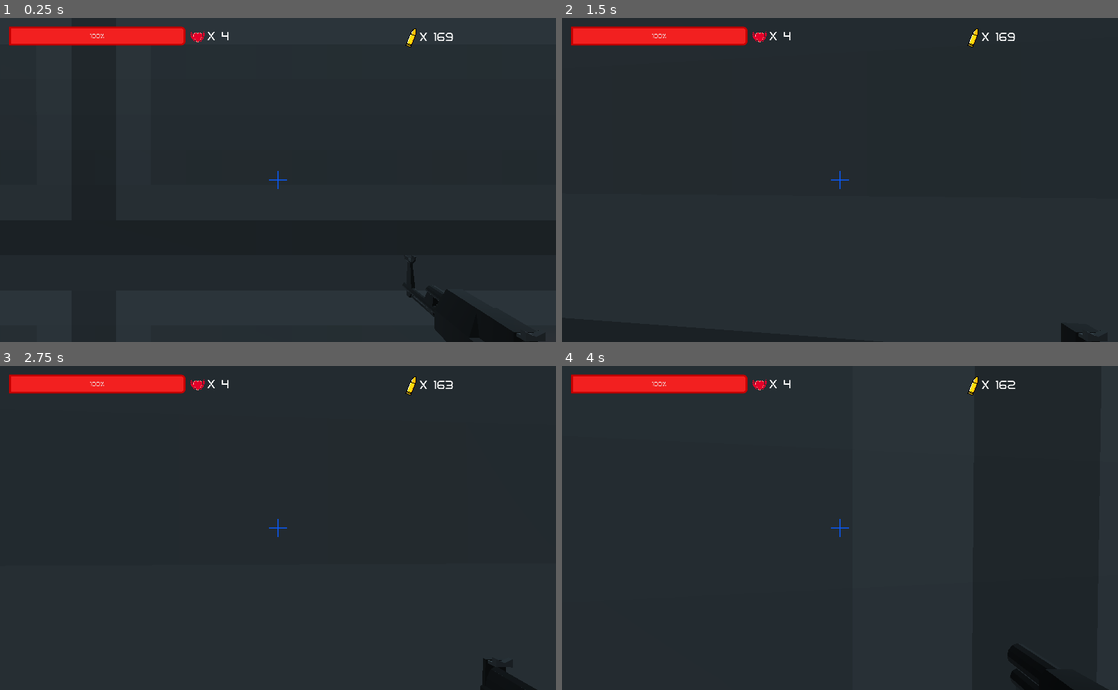
Above: before the commit, frames 1-4 (two rows, left to right).
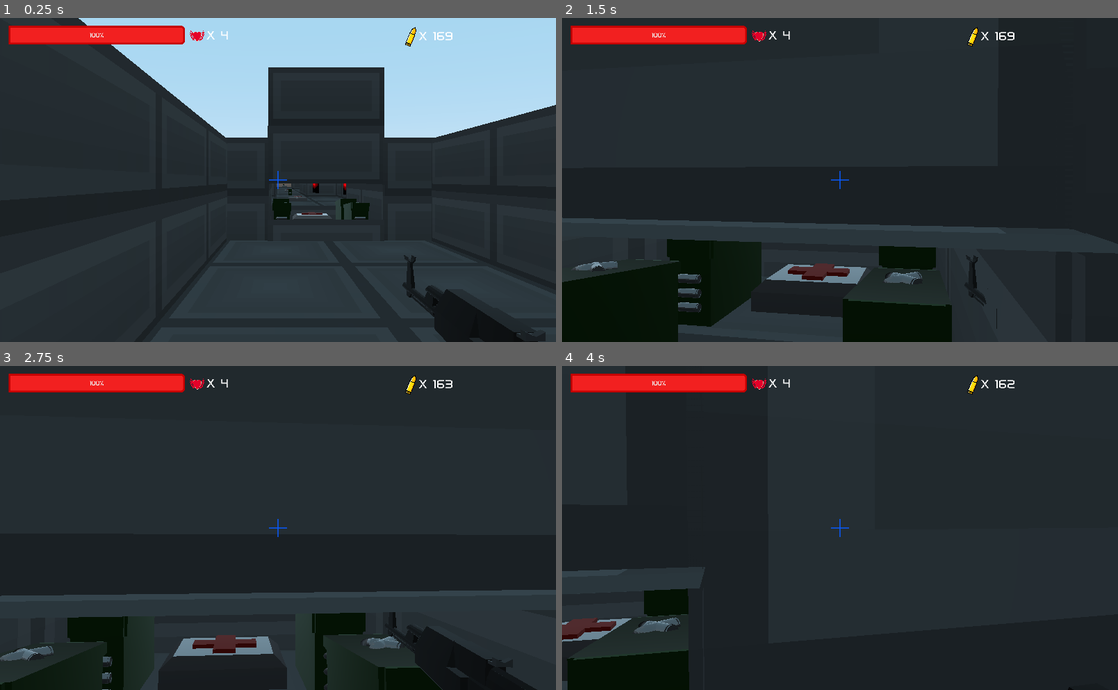
Above: after the commit, the same moments.

Repository: TheNoobBOBXD/Game2021
Game: Godot game, scene res://Scenes/Level3.tscn
Two runs of this game, one before a commit and one after it. Both use one fixed random seed, a clock stepped at 60 frames per second and the inputs below. This scene is started directly instead of the project's main scene.
Inputs (mouse positions are in pixels of both pictures, inside the frame that each line leads up to):
- Up to frame 1 (0.25 s): no input
- Up to frame 2 (1.5 s): tap Enter (ui_accept) at 0.5 s; move the mouse to (867, 180) at 0.52 s; hold W (move_forward) from 0.53 s (still down); tap E (Interact) at 0.6 s; tap Space (jump) at 0.77 s; move the mouse to (812, 180) at 1.27 s; tap Ctrl (crouch) at 1.35 s
- Up to frame 3 (2.75 s): keep holding W (move_forward); tap Space (jump) at 1.52 s; move the mouse to (289, 521) at 2.02 s; press the mouse at (289, 521) at 2.03 s
- Up to frame 4 (4 s): keep holding W (move_forward); move the mouse to (834, 534) at 2.77 s; release the mouse at (834, 534) at 2.78 s; tap 1 (weapon1) at 2.85 s; tap Space (jump) at 3.02, 3.77 s; move the mouse to (878, 531) at 3.52 s; tap 2 (weapon2) at 3.6 s

The runs differ from the first frame. In frame 1, 23% of the frame differs, in the area x 1-100%, y 0-97%; in frame 2, 13%; in frame 3, 8.2%; in frame 4, 4.9%.

Commit message:
finalalldone
done

Diff:
--- a/PrisonEscape3D/Scenes/Level3.tscn
+++ b/PrisonEscape3D/Scenes/Level3.tscn
@@ -1,101 +1,19 @@
 [gd_scene load_steps=13 format=2]
 
-[ext_resource path="res://default_env.tres" type="Environment" id=1]
-[ext_resource path="res://3DScenes/Cube.tscn" type="PackedScene" id=2]
-[ext_resource path="res://3DScenes/1wall.tscn" type="PackedScene" id=3]
-[ext_resource path="res://3DScenes/secretwall.tscn" type="PackedScene" id=4]
-[ext_resource path="res://MYcreations/AmmoCrate.tscn" type="PackedScene" id=5]
-[ext_resource path="res://3DScenes/VeryLongPath.tscn" type="PackedScene" id=6]
-[ext_resource path="res://MYcreations/Medpack.tscn" type="PackedScene" id=7]
-[ext_resource path="res://3DScenes/levelchange.tscn" type="PackedScene" id=8]
-[ext_resource path="res://3DScenes/StartingRoomMaybe.tscn" type="PackedScene" id=9]
-[ext_resource path="res://TestingToMakeUI/SceneforUI/UserInterface.tscn" type="PackedScene" id=10]
-[ext_resource path="res://Player/Player.tscn" type="PackedScene" id=16]
-
-[sub_resource type="CapsuleMesh" id=1]
+[ext_resource path="res://Player/Player.tscn" type="PackedScene" id=1]
+[ext_resource path="res://3DScenes/StartingRoomMaybe.tscn" type="PackedScene" id=2]
+[ext_resource path="res://Enemy/v2ShooterEnemyZombie.tscn" type="PackedScene" id=3]
+[ext_resource path="res://Scenes/Level4.tscn" type="PackedScene" id=4]
+[ext_resource path="res://3DScenes/VeryLongPath.tscn" type="PackedScene" id=10]
+[ext_resource path="res://3DScenes/levelchange.tscn" type="PackedScene" id=15]
+[ext_resource path="res://TestingToMakeUI/SceneforUI/UserInterface.tscn" type="PackedScene" id=19]
+[ext_resource path="res://3DScenes/Cube.tscn" type="PackedScene" id=20]
+[ext_resource path="res://Enemy/ShooterEnemyZombie.tscn" type="PackedScene" id=21]
+[ext_resource path="res://Enemy/BossShooterEnemyZombie.tscn" type="PackedScene" id=22]
+[ext_resource path="res://MYcreations/AmmoCrate.tscn" type="PackedScene" id=23]
+[ext_resource path="res://MYcreations/Medpack.tscn" type="PackedScene" id=24]
 
 [node name="World" type="Spatial"]
-transform = Transform( 2.826, 0, 0, 0, 2.826, 0, 0, 0, 2.826, 0, 0, 0 )
-
-[node name="CoverCube" parent="." instance=ExtResource( 2 )]
-transform = Transform( 1.86145e-06, -6.3075e-15, 75.4054, -2.25551e-06, -1, 0, 25.8, -8.74228e-08, -1.99691e-06, 35.0318, 2.96476, 0 )
-
-[node name="Medpack" parent="." instance=ExtResource( 7 )]
-transform = Transform( -1, 0, -8.74228e-08, 0, 1, 0, 8.74228e-08, 0, -1, 7.71408, 0, 1.06157 )
-
-[node name="Medpack2" parent="." instance=ExtResource( 7 )]
-transform = Transform( -1, 0, -8.74228e-08, 0, 1, 0, 8.74228e-08, 0, -1, 6.29866, 0, 1.06157 )
-
-[node name="Medpack3" parent="." instance=ExtResource( 7 )]
-transform = Transform( -0.707107, 0, -0.707107, -0.353553, 0.866025, 0.353553, 0.612372, 0.5, -0.612372, 5.23708, 0, 0.353857 )
-
-[node name="Medpack4" parent="." instance=ExtResource( 7 )]
-transform = Transform( -0.707107, 0, 0.707107, -0.353553, 0.866025, -0.353553, -0.612372, -0.5, -0.612372, 5.23708, 0, 1.76929 )
-
-[node name="AmmoCrate" parent="." instance=ExtResource( 5 )]
-transform = Transform( 1, 0, 0, 0, 1, 0, 0, 0, 1, 7.431, 0.2477, 0.353857 )
-
-[node name="AmmoCrate5" parent="." instance=ExtResource( 5 )]
-transform = Transform( 1, 0, 0, 0, 1, 0, 0, 0, 1, 6.01557, 0.2477, 0.353857 )
-
-[node name="AmmoCrate2" parent="." instance=ExtResource( 5 )]
-transform = Transform( 1, 0, 0, 0, 1, 0, 0, 0, 1, 7.431, 0.2477, 1.76929 )
-
-[node name="AmmoCrate4" parent="." instance=ExtResource( 5 )]
-transform = Transform( 1, 0, 0, 0, 1, 0, 0, 0, 1, 6.12173, 0.2477, 1.76929 )
-
-[node name="Player" parent="." instance=ExtResource( 16 )]
-transform = Transform( 0.5, 0, 0, 0, 0.5, 0, 0, 0, 0.5, -0.754836, 1.16444, 0.624116 )
-
-[node name="MeshInstance" parent="Player" index="1"]
-transform = Transform( 1, 0, 0, 0, -4.37114e-08, -1, 0, 1, -4.37114e-08, 0, 0.382064, 0 )
-
-[node name="Camera" parent="Player/Head" index="0"]
-transform = Transform( 0.786349, 0, 0, 0, 0.786349, 0, 0, 0, 0.786349, 0, 0.255563, 0 )
-
-[node name="UserInterface" parent="." instance=ExtResource( 10 )]
-
-[node name="Lightbulb" type="MeshInstance" parent="."]
-transform = Transform( 0.230184, 0, 0, 0, 0.533967, 0, 0, 0, 0.0946297, -1.25326, 2.89264, 0.878099 )
-mesh = SubResource( 1 )
-material/0 = null
-
-[node name="SpotLight" type="SpotLight" parent="Lightbulb"]
-transform = Transform( 1.53728, 0, 0, 0, -1.63454e-07, 0.662695, 0, -3.73939, -9.22321e-07, 7.67281, -1.4586, -0.779939 )
-light_color = Color( 0.0745098, 0.0117647, 0.0117647, 1 )
-light_energy = 13.444
-spot_range = 563.845
-spot_angle = 51.67
-
-[node name="Lightbulb2" type="MeshInstance" parent="."]
-transform = Transform( 0.174492, 0.348248, 0, -0.150124, 0.404776, 0, 0, 0, 0.0946297, 94.7821, 4.30807, 0.878099 )
-mesh = SubResource( 1 )
-material/0 = null
-
-[node name="SpotLight" type="SpotLight" parent="Lightbulb2"]
-transform = Transform( 1.53728, 0, 0, 0, -1.63454e-07, 0.662695, 0, -3.73939, -9.22321e-07, 14.8468, -0.647018, -0.779939 )
-light_color = Color( 0.556863, 0.415686, 0.415686, 1 )
-light_energy = 1.74
-spot_range = 563.845
-spot_angle = 51.67
-
-[node name="WorldEnvironment" type="WorldEnvironment" parent="."]
-environment = ExtResource( 1 )
-
-[node name="StartingRoomMaybe" parent="." instance=ExtResource( 9 )]
-transform = Transform( 1, 0, 0, 0, 1, 0, 0, 0, 1, -0.460015, 0, 0.0707714 )
-
-[node name="VeryLongPath" parent="." instance=ExtResource( 6 )]
-transform = Transform( 4.2183e-08, 0, -1, 0, 1, 0, 1, 0, 4.2183e-08, 17.4098, 0, 1.06155 )
-
-[node name="VeryLongPath2" parent="." instance=ExtResource( 6 )]
-transform = Transform( 4.2183e-08, 0, -1, 0, 1, 0, 1, 0, 4.2183e-08, 37.2258, 0, 1.06155 )
-
-[node name="VeryLongPath3" parent="." instance=ExtResource( 6 )]
-transform = Transform( 4.2183e-08, 0, -1, 0, 1, 0, 1, 0, 4.2183e-08, 57.0418, 0, 1.06155 )
-
-[node name="VeryLongPath4" parent="." instance=ExtResource( 6 )]
-transform = Transform( 4.2183e-08, 0, -1, 0, 1, 0, 1, 0, 4.2183e-08, 76.8578, 0, 1.06155 )
 
 [node name="UI" type="Control" parent="."]
 anchor_right = 1.0
@@ -120,31 +38,132 @@
 "_edit_use_anchors_": false
 }
 
-[node name="levelchange" parent="." instance=ExtResource( 8 )]
-transform = Transform( -4.37114e-08, 0, -1, 0, 1, 0, 1, 0, -4.37114e-08, 90.7997, 0, 1.06157 )
+[node name="UserInterface" parent="." instance=ExtResource( 19 )]
+margin_left = -0.89093
+margin_top = -2.6727
+margin_right = -0.890869
+margin_bottom = -2.67273
 
-[node name="Cube005" parent="." instance=ExtResource( 3 )]
-transform = Transform( -4.37114e-08, 0, 1, 0, 1, 0, -1, 0, -4.37114e-08, 4.52937, 0, -0.920028 )
+[node name="Cube" parent="." instance=ExtResource( 20 )]
+transform = Transform( -81.4012, 2.39177e-07, 0, -1.02427e-05, -1.32, 0, 0, 0, 60.3029, 15.1029, 3.43913, -1.248 )
+visible = false
 
-[node name="Cube007" parent="." instance=ExtResource( 3 )]
-transform = Transform( -4.37114e-08, 0, 1, 0, 1, 0, -1, 0, -4.37114e-08, 4.60014, 1.20752, 1.06157 )
+[node name="StartingRoomMaybe" parent="." instance=ExtResource( 2 )]
+transform = Transform( 1.584, 0, 0, 0, 1.32, 0, 0, 0, 1.32, -14.6041, -0.474362, -1.248 )
 
-[node name="Cube008" parent="." instance=ExtResource( 3 )]
-transform = Transform( -4.37114e-08, 0, 1, 0, 1, 0, -1, 0, -4.37114e-08, 8.56334, 1.20752, 1.06157 )
+[node name="Player" parent="." instance=ExtResource( 1 )]
+transform = Transform( -3.01609e-08, 0, -0.69, 0, 0.69, 0, 0.69, 0, -3.01609e-08, -17.6041, 0.185638, -1.248 )
 
-[node name="Cube009" parent="." instance=ExtResource( 3 )]
-transform = Transform( 1.91069e-15, -1, -4.37114e-08, -4.37114e-08, -4.37114e-08, 1, -1, 0, -4.37114e-08, 8.56334, 1.20752, 1.06157 )
+[node name="WeirdThingi" parent="." instance=ExtResource( 4 )]
+transform = Transform( 1.425, 0, 0, 0, 1.5, 0, 0, 0, 1.5, -13.4, -0.8, -1.6 )
 
-[node name="Cube010" parent="." instance=ExtResource( 3 )]
-transform = Transform( 1.91069e-15, -1, -4.37114e-08, -4.37114e-08, -4.37114e-08, 1, -1, 0, -4.37114e-08, 6.54635, 1.20752, 1.06157 )
+[node name="VeryLongPath" parent="." instance=ExtResource( 10 )]
+transform = Transform( -6.55671e-08, 0, 1.5, 0, 1.5, 0, -1.5, 0, -6.55671e-08, 9.6, -0.5, 0 )
 
-[node name="Secretwall" parent="." instance=ExtResource( 4 )]
-transform = Transform( -4.37114e-08, 0, 1, 0, 1, 0, -1, 0, -4.37114e-08, 8.49257, -1.41543, 1.06157 )
+[node name="VeryLongPath2" parent="." instance=ExtResource( 10 )]
+transform = Transform( -6.55671e-08, 0, 1.5, 0, 1.5, 0, -1.5, 0, -6.55671e-08, 45.4, -0.5, 0 )
 
-[node name="Secretwall2" parent="." instance=ExtResource( 4 )]
-transform = Transform( -4.37114e-08, 0, 1, 0, 1, 0, -1, 0, -4.37114e-08, 4.56476, -1.41543, 1.06157 )
+[node name="VeryLongPath3" parent="." instance=ExtResource( 10 )]
+transform = Transform( -6.55671e-08, 0, 1.5, 0, 1.5, 0, -1.5, 0, -6.55671e-08, 80.9, -0.5, 0 )
 
-[node name="Cube006" parent="." instance=ExtResource( 3 )]
-transform = Transform( -4.37114e-08, 0, 1, 0, 1, 0, -1, 0, -4.37114e-08, 4.52937, 0, 3.04317 )
+[node name="VeryLongPath4" parent="." instance=ExtResource( 10 )]
+transform = Transform( -6.55671e-08, 0, 1.5, 0, 1.5, 0, -1.5, 0, -6.55671e-08, 116.527, -0.5, 0 )
 
-[editable path="Player"]
+[node name="levelchange" parent="." instance=ExtResource( 15 )]
+transform = Transform( -6.55671e-08, 0, -1.5, 0, 1.5, 0, 1.5, 0, -6.55671e-08, 139.745, -0.477086, -0.116611 )
+
+[node name="ShooterEnemyZombie" parent="." instance=ExtResource( 21 )]
+transform = Transform( 0.965926, 0, 0.258819, 0, 1, 0, -0.258819, 0, 0.965926, 8, 0, 4 )
+
+[node name="ShooterEnemyZombie7" parent="." instance=ExtResource( 21 )]
+transform = Transform( 0.5, 0, 0.866025, 0, 1, 0, -0.866025, 0, 0.5, 18, 0, 2 )
+
+[node name="ShooterEnemyZombie2" parent="." instance=ExtResource( 21 )]
+transform = Transform( 0.866025, 0, 0.5, 0, 1, 0, -0.5, 0, 0.866025, 11, 0, 4 )
+
+[node name="ShooterEnemyZombie3" parent="." instance=ExtResource( 21 )]
+transform = Transform( 0.5, 0, 0.866025, 0, 1, 0, -0.866025, 0, 0.5, 14, 0, 4 )
+
+[node name="ShooterEnemyZombie4" parent="." instance=ExtResource( 21 )]
+transform = Transform( -0.5, 0, 0.866025, 0, 1, 0, -0.866025, 0, -0.5, 8, 0, -5 )
+
+[node name="ShooterEnemyZombie5" parent="." instance=ExtResource( 21 )]
+transform = Transform( -0.5, 0, 0.866025, 0, 1, 0, -0.866025, 0, -0.5, 11, 0, -5 )
+
+[node name="ShooterEnemyZombie9" parent="." instance=ExtResource( 21 )]
+transform = Transform( 0.5, 0, 0.866025, 0, 1, 0, -0.866025, 0, 0.5, 112, 0, 4 )
+
+[node name="ShooterEnemyZombie10" parent="." instance=ExtResource( 21 )]
+transform = Transform( -0.5, 0, 0.866025, 0, 1, 0, -0.866025, 0, -0.5, 113, 0, -5 )
+
+[node name="ShooterEnemyZombie6" parent="." instance=ExtResource( 21 )]
+transform = Transform( -0.258819, 0, 0.965926, 0, 1, 0, -0.965926, 0, -0.258819, 14, 0, -5 )
+
+[node name="ShooterEnemyZombie8" parent="." instance=ExtResource( 21 )]
+transform = Transform( -0.258819, 0, 0.965926, 0, 1, 0, -0.965926, 0, -0.258819, 18, 0, -3 )
+
+[node name="v2BossShooterEnemyZombie" parent="." instance=ExtResource( 3 )]
+transform = Transform( 0.707107, 0, 0.707107, 0, 1, 0, -0.707107, 0, 0.707107, 40, 0, 3 )
+
+[node name="v2BossShooterEnemyZombie2" parent="." instance=ExtResource( 3 )]
+transform = Transform( 0.5, 0, 0.866025, 0, 1, 0, -0.866025, 0, 0.5, 46, 0, 4 )
+
+[node name="v2BossShooterEnemyZombie5" parent="." instance=ExtResource( 3 )]
+transform = Transform( 0.5, 0, 0.866025, 0, 1, 0, -0.866025, 0, 0.5, 49, 0, 4 )
+
+[node name="v2BossShooterEnemyZombie6" parent="." instance=ExtResource( 3 )]
+transform = Transform( 0, 0, 1, 0, 1, 0, -1, 0, 0, 51, 0, -2 )
+
+[node name="v2BossShooterEnemyZombie3" parent="." instance=ExtResource( 3 )]
+transform = Transform( -0.258819, 0, 0.965926, 0, 1, 0, -0.965926, 0, -0.258819, 47, 0, -4 )
+
+[node name="v2BossShooterEnemyZombie4" parent="." instance=ExtResource( 3 )]
+transform = Transform( -0.258819, 0, 0.965926, 0, 1, 0, -0.965926, 0, -0.258819, 41, 0, -4 )
+
+[node name="v2BossShooterEnemyZombie7" parent="." instance=ExtResource( 3 )]
+transform = Transform( 0.707107, 0, 0.707107, 0, 1, 0, -0.707107, 0, 0.707107, 117, 0, 4 )
+
+[node name="v2BossShooterEnemyZombie8" parent="." instance=ExtResource( 3 )]
+transform = Transform( -0.258819, 0, 0.965926, 0, 1, 0, -0.965926, 0, -0.258819, 118, 0, -5 )
+
+[node name="BossShooterEnemyZombie" parent="." instance=ExtResource( 22 )]
+transform = Transform( 0.866025, 0, 0.5, 0, 1, 0, -0.5, 0, 0.866025, 79, 0, 6 )
+
+[node name="BossShooterEnemyZombie2" parent="." instance=ExtResource( 22 )]
+transform = Transform( -0.258819, 0, 0.965926, 0, 1, 0, -0.965926, 0, -0.258819, 81, 0, -7 )
+
+[node name="BossShooterEnemyZombie3" parent="." instance=ExtResource( 22 )]
+transform = Transform( 0.5, 0, 0.866025, 0, 1, 0, -0.866025, 0, 0.5, 121, 0, 4 )
+
+[node name="BossShooterEnemyZombie5" parent="." instance=ExtResource( 22 )]
+transform = Transform( -5.96046e-08, 0, 1, 0, 1, 0, -1, 0, -5.96046e-08, 127, 0, -0.5 )
+
+[node name="BossShooterEnemyZombie4" parent="." instance=ExtResource( 22 )]
+transform = Transform( -0.258819, 0, 0.965926, 0, 1, 0, -0.965926, 0, -0.258819, 123, 0, -4 )
+
+[node name="Medpack" parent="." instance=ExtResource( 24 )]
+transform = Transform( -0.707107, 0, -0.707107, 0, 1, 0, 0.707107, 0, -0.707107, 9, 0, 0 )
+
+[node name="Medpack3" parent="." instance=ExtResource( 24 )]
+transform = Transform( -1, 0, -8.74228e-08, 0, 1, 0, 8.74228e-08, 0, -1, 29, 0, 0 )
+
+[node name="Medpack5" parent="." instance=ExtResource( 24 )]
+transform = Transform( -1, 0, -8.74228e-08, 0, 1, 0, 8.74228e-08, 0, -1, 63, 0, 0 )
+
+[node name="Medpack6" parent="." instance=ExtResource( 24 )]
+transform = Transform( -1, 0, -8.74228e-08, 0, 1, 0, 8.74228e-08, 0, -1, 97, 0, 0 )
+
+[node name="Medpack8" parent="." instance=ExtResource( 24 )]
+transform = Transform( -1, 0, -8.74228e-08, 0, 1, 0, 8.74228e-08, 0, -1, 101, 0, 0 )
+
+[node name="Medpack9" parent="." instance=ExtResource( 24 )]
+transform = Transform( -1, 0, -8.74228e-08, 0, 1, 0, 8.74228e-08, 0, -1, 133, 0, 0 )
+
+[node name="AmmoCrate" parent="." instance=ExtResource( 23 )]
+transform = Transform( 1, 0, 0, 0, 1, 0, 0, 0, 1, 26, 0, 0 )
+
+[node name="AmmoCrate2" parent="." instance=ExtResource( 23 )]
+transform = Transform( 1, 0, 0, 0, 1, 0, 0, 0, 1, 80, 0, 0 )
+
+[node name="AmmoCrate3" parent="." instance=ExtResource( 23 )]
+transform = Transform( 1, 0, 0, 0, 1, 0, 0, 0, 1, 99, 0, 0 )
--- /dev/null
+++ b/PrisonEscape3D/Scenes/Level4.tscn
@@ -0,0 +1,51 @@
+[gd_scene load_steps=5 format=2]
+
+[ext_resource path="res://MYcreations/Medpack.tscn" type="PackedScene" id=2]
+[ext_resource path="res://3DScenes/1wall.tscn" type="PackedScene" id=3]
+[ext_resource path="res://MYcreations/AmmoCrate.tscn" type="PackedScene" id=10]
+[ext_resource path="res://3DScenes/secretwall.tscn" type="PackedScene" id=11]
+
+[node name="WeirdThingi" type="Spatial"]
+transform = Transform( 2.826, 0, 0, 0, 2.826, 0, 0, 0, 2.826, 0, 0, 0 )
+
+[node name="Medpack" parent="." instance=ExtResource( 2 )]
+transform = Transform( -1, 0, -8.74228e-08, 0, 1, 0, 8.74228e-08, 0, -1, 7.71408, 0, 1.06157 )
+
+[node name="Medpack2" parent="." instance=ExtResource( 2 )]
+transform = Transform( -1, 0, -8.74228e-08, 0, 1, 0, 8.74228e-08, 0, -1, 6.29866, 0, 1.06157 )
+
+[node name="AmmoCrate" parent="." instance=ExtResource( 10 )]
+transform = Transform( 1, 0, 0, 0, 1, 0, 0, 0, 1, 7.431, 0.2477, 0.353857 )
+
+[node name="AmmoCrate5" parent="." instance=ExtResource( 10 )]
+transform = Transform( 1, 0, 0, 0, 1, 0, 0, 0, 1, 6.01557, 0.2477, 0.353857 )
+
+[node name="AmmoCrate2" parent="." instance=ExtResource( 10 )]
+transform = Transform( 1, 0, 0, 0, 1, 0, 0, 0, 1, 7.431, 0.2477, 1.76929 )
+
+[node name="AmmoCrate4" parent="." instance=ExtResource( 10 )]
+transform = Transform( 1, 0, 0, 0, 1, 0, 0, 0, 1, 6.12173, 0.2477, 1.76929 )
+
+[node name="Cube005" parent="." instance=ExtResource( 3 )]
+transform = Transform( -4.37114e-08, 0, 1, 0, 1, 0, -1, 0, -4.37114e-08, 4.60014, 0, -0.920028 )
+
+[node name="Cube007" parent="." instance=ExtResource( 3 )]
+transform = Transform( -4.37114e-08, 0, 1, 0, 1, 0, -1, 0, -4.37114e-08, 4.60014, 1.20752, 1.06157 )
+
+[node name="Cube008" parent="." instance=ExtResource( 3 )]
+transform = Transform( -4.37114e-08, 0, 1, 0, 1, 0, -1, 0, -4.37114e-08, 8.56334, 1.20752, 1.06157 )
+
+[node name="Cube009" parent="." instance=ExtResource( 3 )]
+transform = Transform( 2.00622e-15, -1.05, -4.5897e-08, -4.37114e-08, -4.37114e-08, 1, -1, 0, -4.37114e-08, 8.56334, 1.20752, 1.06157 )
+
+[node name="Cube010" parent="." instance=ExtResource( 3 )]
+transform = Transform( 2.00622e-15, -1.05, -4.5897e-08, -4.37114e-08, -4.37114e-08, 1, -1, 0, -4.37114e-08, 6.54635, 1.20752, 1.06157 )
+
+[node name="Secretwall" parent="." instance=ExtResource( 11 )]
+transform = Transform( -4.37114e-08, 0, 1, 0, 1, 0, -1, 0, -4.37114e-08, 8.49257, -1.41543, 1.06157 )
+
+[node name="Secretwall2" parent="." instance=ExtResource( 11 )]
+transform = Transform( -4.37114e-08, 0, 1, 0, 1, 0, -1, 0, -4.37114e-08, 4.56476, -1.41543, 1.06157 )
+
+[node name="Cube006" parent="." instance=ExtResource( 3 )]
+transform = Transform( -4.37114e-08, 0, 1, 0, 1, 0, -1, 0, -4.37114e-08, 4.60014, 0, 3.04317 )
--- a/PrisonEscape3D/TitleScreen/TitleScreen.tscn
+++ b/PrisonEscape3D/TitleScreen/TitleScreen.tscn
@@ -38,14 +38,14 @@
 
 [node name="Logo" type="TextureRect" parent="Menu"]
 margin_right = 1040.0
-margin_bottom = 99.0
+margin_bottom = 141.0
 texture = ExtResource( 2 )
 stretch_mode = 4
 
 [node name="CenterRow" type="HBoxContainer" parent="Menu"]
-margin_top = 103.0
+margin_top = 145.0
 margin_right = 1040.0
-margin_bottom = 403.0
+margin_bottom = 445.0
 size_flags_horizontal = 3
 size_flags_vertical = 3
 
@@ -158,7 +158,7 @@
 margin_bottom = 150.0
 
 [node name="VersionLabel" type="Label" parent="Menu"]
-margin_top = 407.0
+margin_top = 449.0
 margin_right = 1040.0
 margin_bottom = 560.0
 size_flags_horizontal = 3
--- a/PrisonEscape3D/YOUWIN.tscn
+++ b/PrisonEscape3D/YOUWIN.tscn
@@ -86,4 +86,6 @@
 "_edit_use_anchors_": false
 }
 
+[node name="Spatial" type="Spatial" parent="."]
+
 [connection signal="pressed" from="Quit" to="." method="_on_Quit_pressed"]
